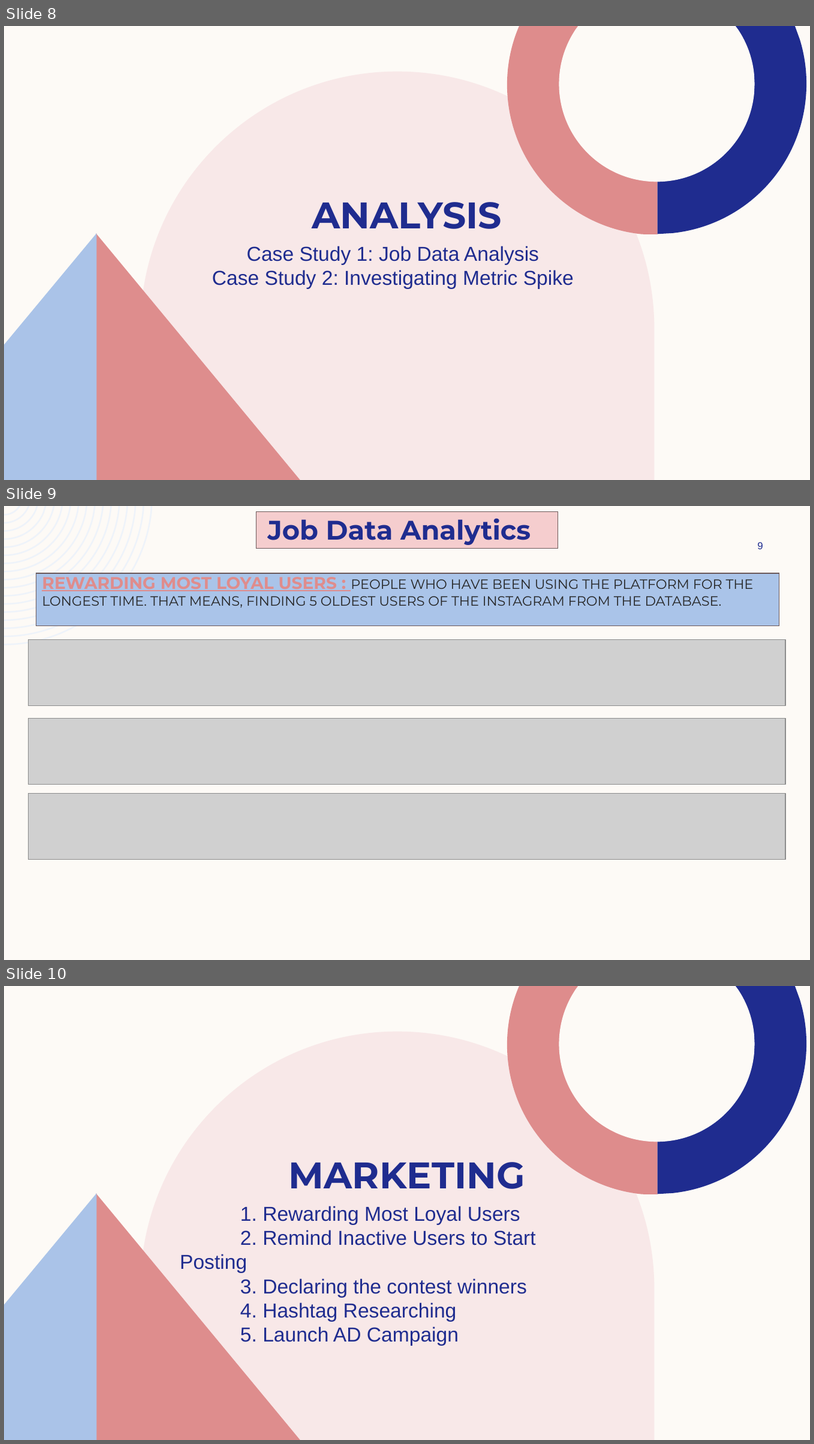
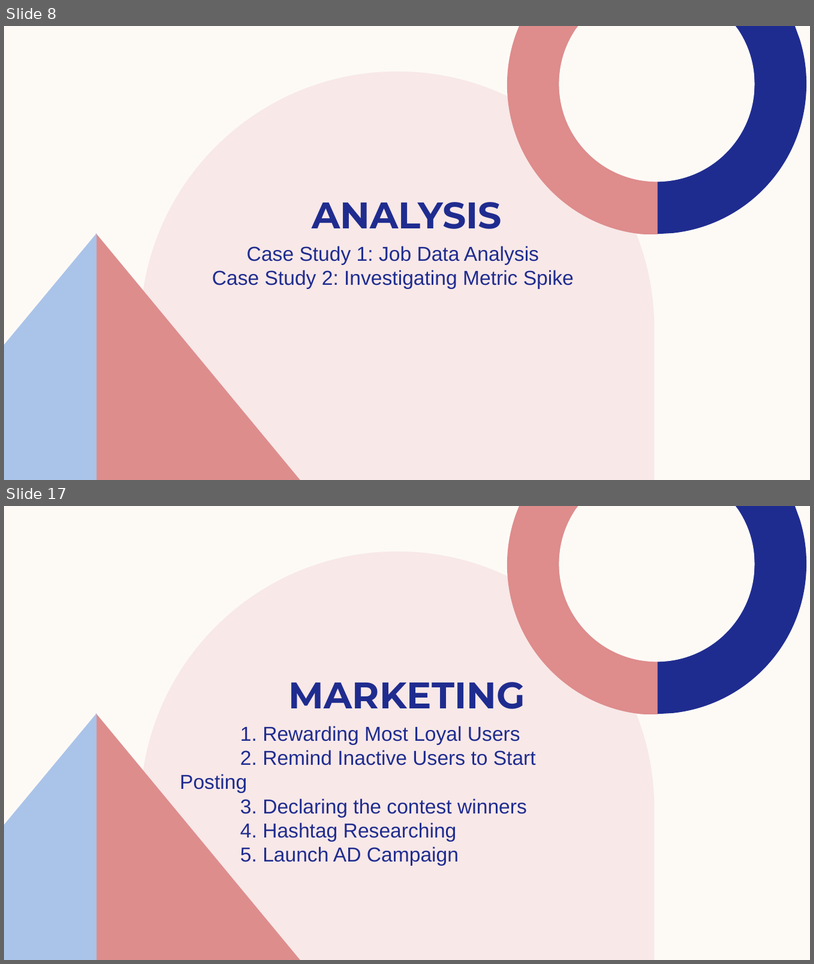
Before and after one commit to ShindeYash/Operation_and_Metric_Analytics, a slide deck: Report - Operation_and_Metric_Analytics.pptx. Shown one above the other, each under a label of ours: slides 8, 9 and 10 before the commit, slides 8 and 17 after it; the slides between them are not shown. The pictures are 814x1444 and 814x964 pixels, drawn with LibreOffice and Linux fonts; fonts in the diff are those of the drawing; grey boxes stand for pictures. Boxes give left, top, right and bottom in pixels: in the first picture for what was removed or moved away, otherwise in the second. Text is boxed around its words. In the diff, an @@ line names an element or a change of style, - is before the commit and + after.

```diff
--- a/Report - Operation_and_Metric_Analytics.pptx
+++ b/Report - Operation_and_Metric_Analytics.pptx
@@ slide 9 removed at (x1=4, y1=506, x2=810, y2=960), background #FDFAF6 @@
@@ freeform shape removed at (x1=4, y1=506, x2=152, y2=645) @@
@@ rectangle removed at (x1=256, y1=512, x2=558, y2=549) @@
@@ text removed at (x1=268, y1=518, x2=531, y2=545) @@
-Job Data Analytics
@@ page number removed at (x1=758, y1=542, x2=763, y2=549) @@
-9
@@ rectangle removed at (x1=36, y1=573, x2=780, y2=626) @@
@@ title removed at (x1=42, y1=572, x2=754, y2=607) @@
-REWARDING MOST LOYAL USERS : PEOPLE WHO HAVE BEEN USING THE PLATFORM FOR THE LONGEST TIME. THAT MEANS, FINDING 5 OLDEST USERS OF THE INSTAGRAM FROM THE DATABASE.
@@ picture removed at (x1=29, y1=639, x2=786, y2=705) @@
@@ picture removed at (x1=29, y1=718, x2=786, y2=784) @@
@@ picture removed at (x1=29, y1=793, x2=786, y2=859) @@
@@ what was slide 10 is now slide 17 @@
```
Also in this commit, not shown: 1 slide changed, 2 slides added.
